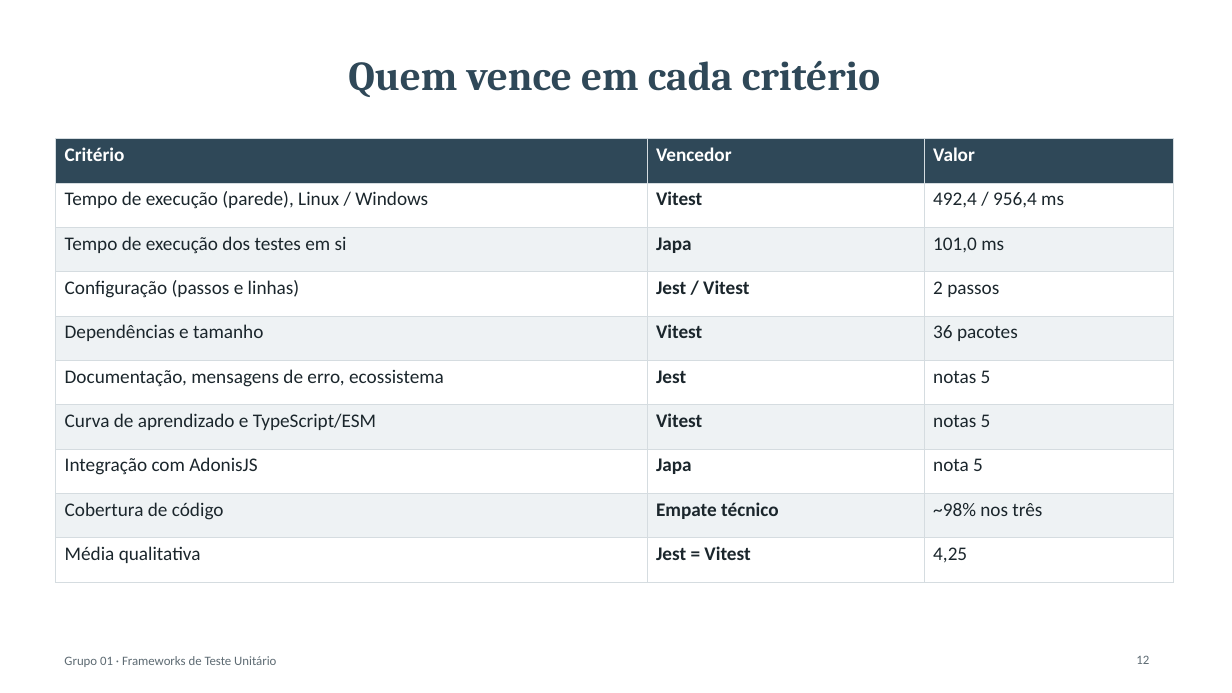
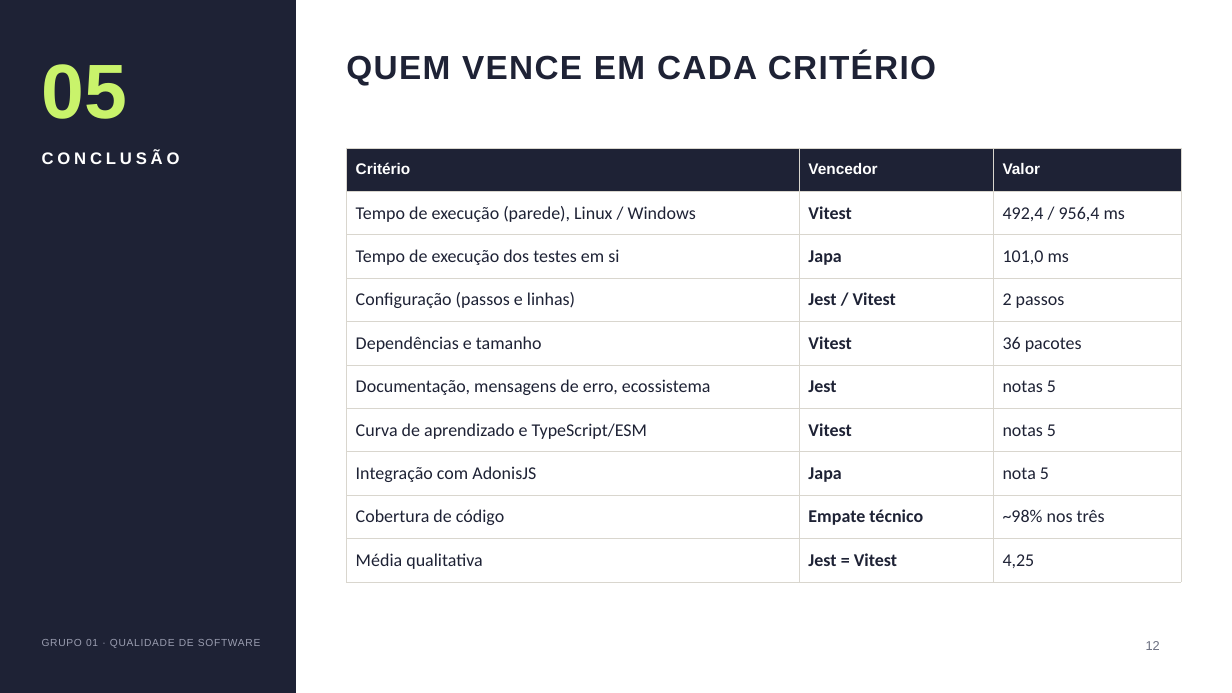
Before and after one commit to emanuuele/girls-chat-api, a slide deck: slide 12 of docs/benchmark/apresentacao.pptx. Drawn at 1232x693 pixels with LibreOffice and Linux fonts; fonts in the diff are those of the drawing. Boxes give left, top, right and bottom in pixels: in the first picture for what was removed or moved away, otherwise in the second. Text is boxed around its words. In the diff, an @@ line names an element or a change of style, - is before the commit and + after.

Commit message:
docs: novo design editorial para os slides
Painel lateral com número e nome da seção, títulos em caixa alta, números de destaque e composições variadas. Conteúdo e números iguais aos da versão anterior.

```diff
--- a/docs/benchmark/apresentacao.pptx
+++ b/docs/benchmark/apresentacao.pptx
@@ rectangle added at [0, 0, 296, 693], fill #1E2235, outline #1E2235 1 pt @@
@@ title at [346, 52, 936, 85]: text changed; size 32 to 26 pt; font Cambria to Arial; text colour #2F4858 to #1E2235 @@
-Quem vence em cada critério
+QUEM VENCE EM CADA CRITÉRIO
@@ title "QUEM VENCE EM CADA CRITÉRIO" at [346, 52, 936, 85]: vertical alignment middle to top @@
@@ text added at [42, 64, 128, 119], 60 pt, text #C9F36B, bold @@
+05
@@ table at [347, 148, 1181, 573] @@
@@ fill #2F4858 to #1E2235 in row 1 @@
@@ fill #FFFFFF to none in 15 cells @@
@@ fill #EEF2F4 to none in 12 cells @@
@@ size 15 to 12 pt, font Calibri to Arial in "Critério", "Vencedor", "Valor" @@
@@ size 15 to 14 pt, text colour #1B262C to #1E2235 @@
@@ borders changed @@
@@ table: place and size @@
-table at [55, 139, 1174, 567]
+table at [347, 148, 1181, 573]
@@ text added at [42, 150, 180, 164], 13 pt, text #FFFFFF, bold @@
+CONCLUSÃO
@@ text at [42, 639, 260, 648]: text changed; size 10 to 8 pt; font Calibri to Arial; text colour #5E6B73 to #9A9DB0 @@
-Grupo 01 · Frameworks de Teste Unitário
+GRUPO 01 · QUALIDADE DE SOFTWARE
@@ page number: place and size @@
-page number at [1136, 655, 1149, 664]
+page number at [1146, 641, 1160, 650]
@@ page number at [1146, 641, 1160, 650]: font Calibri to Arial, text colour #5E6B73 to #6B6F80 @@
```
Also in this commit, not shown: 14 other slides changed.
